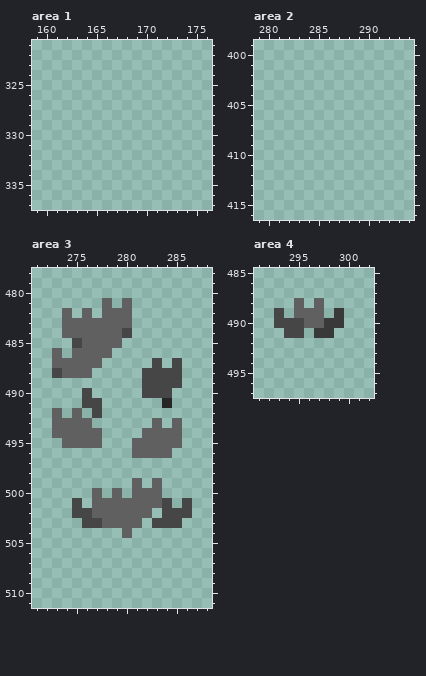
One commit to this pixel-art file: assets/environment/tree_leaves.aseprite. The picture above is the old version.
512x512 pixels, 1 frame. Pixels under 10% opacity are left out. Colours within 5 levels of each other are drawn and written as one. Shown: area 1: x 159..176, y 321..337; area 2: x 279..294, y 399..416; area 3: x 271..288, y 478..511; area 4: x 291..302, y 485..497. The commit also changed other parts of the picture, which this record leaves out.
After:
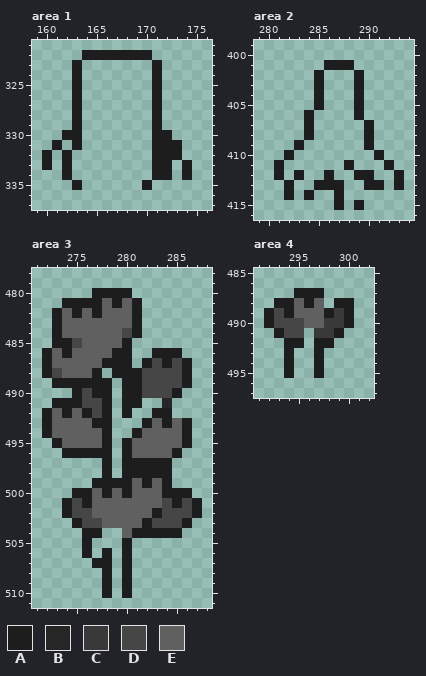
Palette (. is transparent): A #1d1d1d  B #262626  C #393939  D #464646  E #606060
Changes in this commit:
Area 1:
Colour A now appears in row 322 at x 164 to 170; in rows 323 to 329 at x 163 and 171; in row 330 at x 162 to 163 and 171 to 172; in row 331 at x 161, 163 and 171 to 173; in row 332 at x 160, 162 and 171 to 173; in row 333 at x 160, 162, 171 to 172 and 174.
Colour A now appears in row 334 at x 162, 171 to 172 and 174; in row 335 at x 163 and 170.
Area 2:
Colour A now appears in row 401 at x 286 to 288; in rows 402 to 405 at x 285 and 289; in row 406 at x 284 and 289; in rows 407 to 408 at x 284 and 290; in row 409 at x 283 and 290; in row 410 at x 282 and 291.
Colour A now appears in row 411 at x 281, 288 and 292; in row 412 at x 281, 283, 286, 289 to 290 and 293; in row 413 at x 282, 285 to 287, 290 to 291 and 293; in row 414 at x 282, 284 and 287; in row 415 at x 287 and 289.
Area 3:
Colour A now appears in row 480 at x 277 to 280; in row 481 at x 274 to 277, 279 and 281; in row 482 at x 273, 275, 277 and 281; in rows 483 to 484 at x 273 and 281; in row 485 at x 273 to 274 and 280; in row 486 at x 272, 274, 279 to 280 and 283 to 285.
Colour A now appears in row 487 at x 272, 278 to 280, 282, 284 and 286; in row 488 at x 272, 277, 279 to 281 and 286; in row 489 at x 273 to 278, 280 to 281 and 286; in row 490 at x 275, 277 to 278, 280 to 281 and 285; in row 491 at x 273 to 275, 278 and 280 to 281; in row 492 at x 272, 274, 276, 278, 280 and 283 to 284.
Colour A now appears in row 493 at x 272, 277 to 278, 282, 284 and 286; in row 494 at x 272, 278, 281 and 286; in row 495 at x 273, 278, 280 and 286; in row 496 at x 274 to 278, 280 and 285; in rows 497 to 498 at x 278 and 280 to 284; in row 499 at x 277 to 280, 282 and 284.
Colour A now appears in row 500 at x 275 to 276, 278, 280 and 284 to 286; in row 501 at x 274, 276, 285 and 287; in row 502 at x 274, 283 and 287; in row 503 at x 275, 282 and 286; in row 504 at x 276 to 277 and 281 to 285; in row 505 at x 276 and 280.
Colour A now appears in row 506 at x 276, 278 and 280; in row 507 at x 277 to 278 and 280; in rows 508 to 510 at x 278 and 280.
Area 4:
Colour A now appears in row 487 at x 295 to 297; in row 488 at x 293 to 294, 296 and 299 to 300; in row 489 at x 292, 294, 298 and 300; in row 490 at x 292 and 300; in row 491 at x 293 and 299; in row 492 at x 294 to 295 and 297 to 298.
Colour A now appears in rows 493 to 495 at x 294 and 297.
